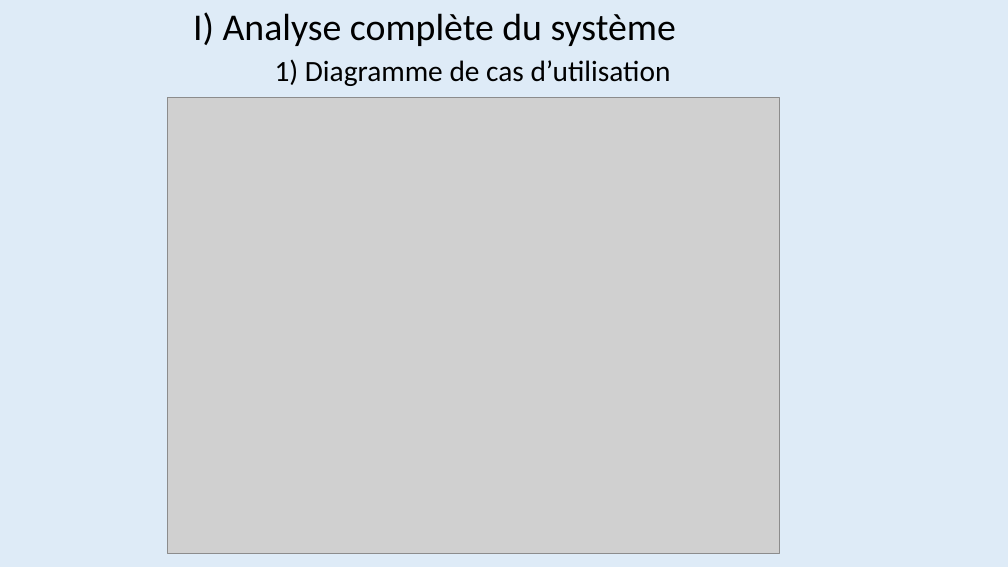
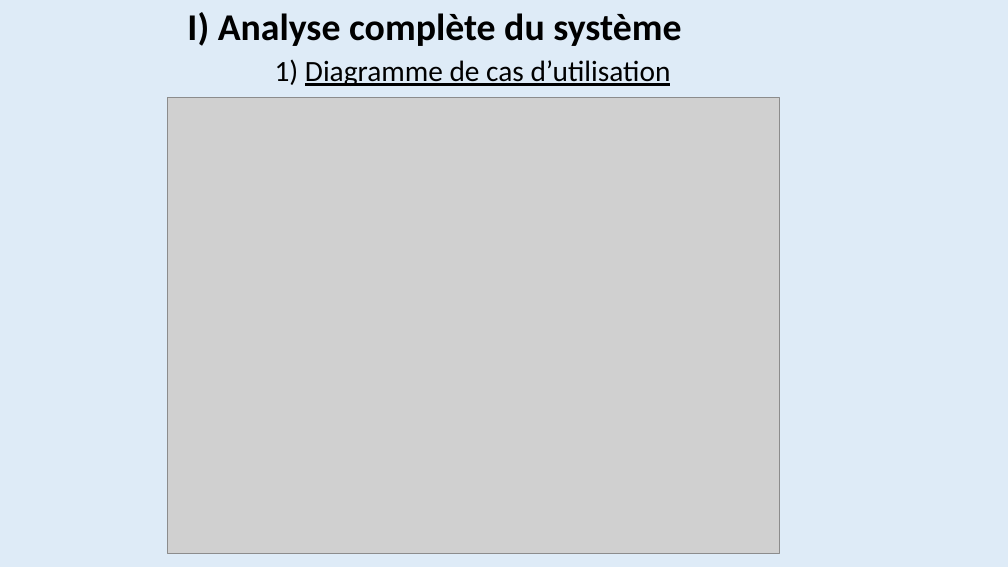
Before and after one commit to Maja2308/Projet_Cross, a slide deck: slide 8 of Diagrammes Communs/Presentation_Revue0.pptx. Drawn at 1008x567 pixels with LibreOffice and Linux fonts; fonts in the diff are those of the drawing; grey boxes stand for pictures. Boxes give left, top, right and bottom in pixels: in the first picture for what was removed or moved away, otherwise in the second. Text is boxed around its words. In the diff, an @@ line names an element or a change of style, - is before the commit and + after.

```diff
--- a/Diagrammes Communs/Presentation_Revue0.pptx
+++ b/Diagrammes Communs/Presentation_Revue0.pptx
@@ title "I) Analyse complète du système ..." at <box>187,12,681,86</box>: bold on in "I) Analyse complète du système"; underline on in "Diagramme de cas d’utilisation" @@
```
Also in this commit, not shown: 8 other slides changed, 1 slide removed, 3 other files.
